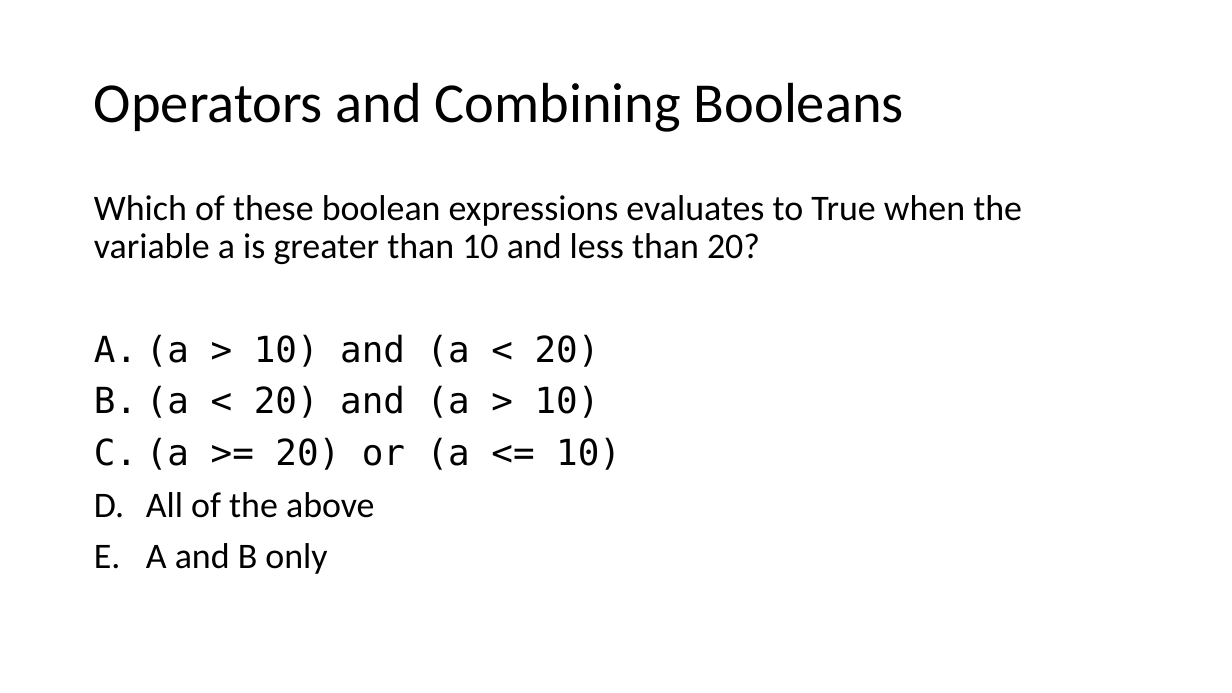
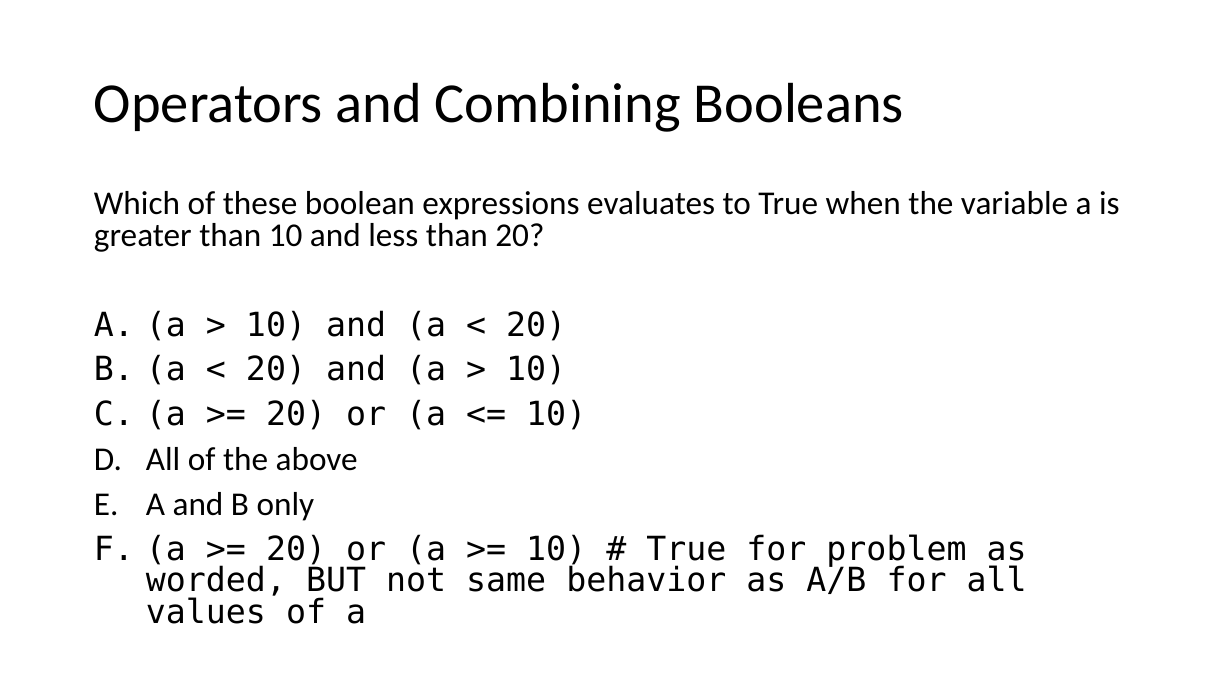
Before and after one commit to catherinefxia/ucsd-cse8a-w20.github.io, a slide deck: slide 10 of lectures/CSE8AW20-01-14-Lec3-Booleans-If/CSE8AW20-01-09-Lec3-Booleans-If-slides.pptx. Drawn at 1232x693 pixels with LibreOffice and Linux fonts; fonts in the diff are those of the drawing. Boxes give left, top, right and bottom in pixels: in the first picture for what was removed or moved away, otherwise in the second. Text is boxed around its words. In the diff, an @@ line names an element or a change of style, - is before the commit and + after.

```diff
--- a/lectures/CSE8AW20-01-14-Lec3-Booleans-If/CSE8AW20-01-09-Lec3-Booleans-If-slides.pptx
+++ b/lectures/CSE8AW20-01-14-Lec3-Booleans-If/CSE8AW20-01-09-Lec3-Booleans-If-slides.pptx
@@ text at bbox=[94, 191, 1120, 521]: size 28 to 25.9 pt in "Which of these boolean expressions evaluates to ...", "(a > 10) and (a < 20)", "(a < 20) and (a > 10)", "(a >= 20) or (a <= 10)" and 2 more places; line spacing 0.9 to 0.8 @@
@@ text at bbox=[146, 534, 1027, 624]: paragraph added @@
+F. (a >= 20) or (a >= 10) # True for problem as worded, BUT not same behavior as A/B for all values of a
```
Also in this commit, not shown: 6 other slides changed, 4 other files.
